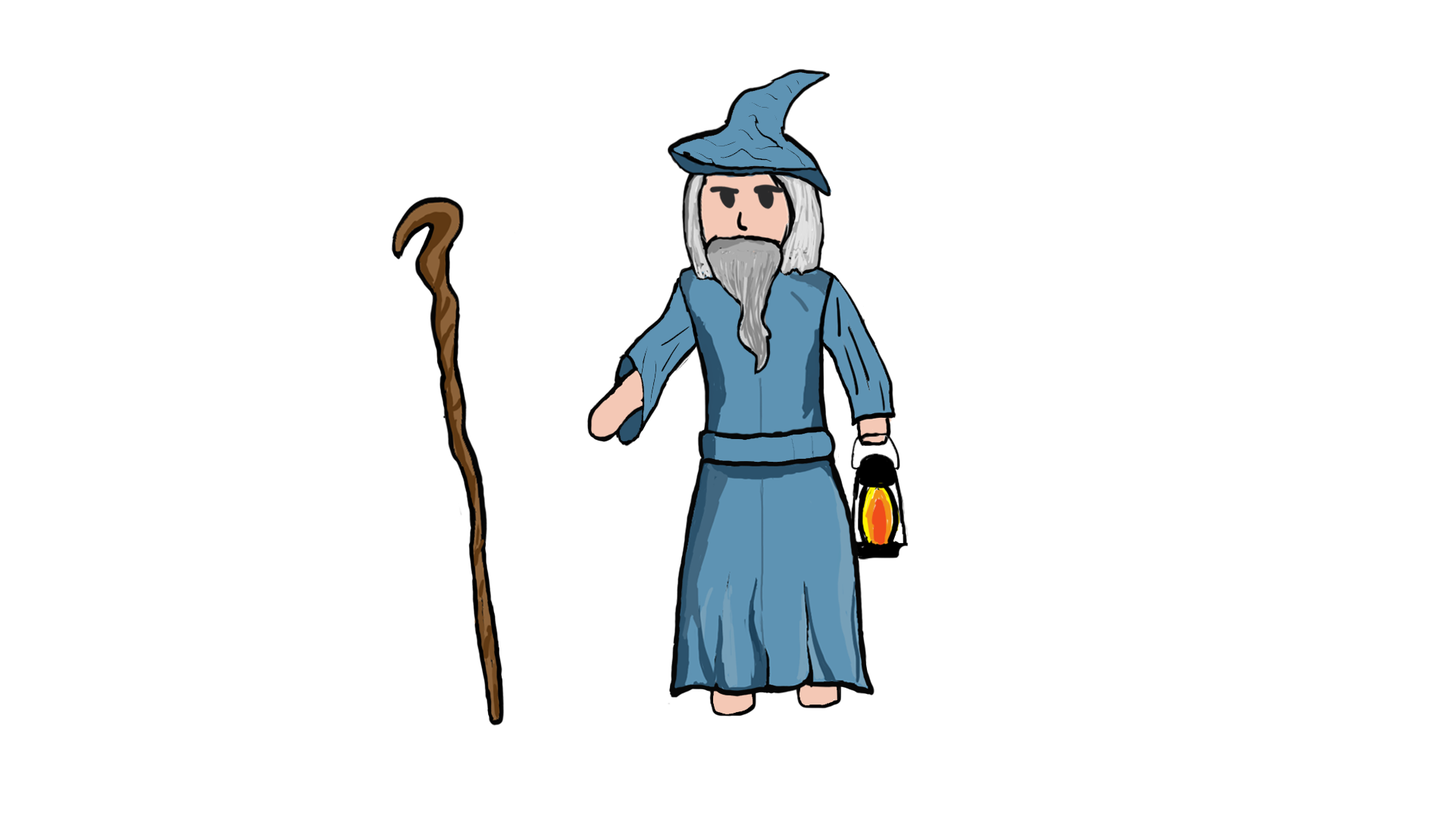
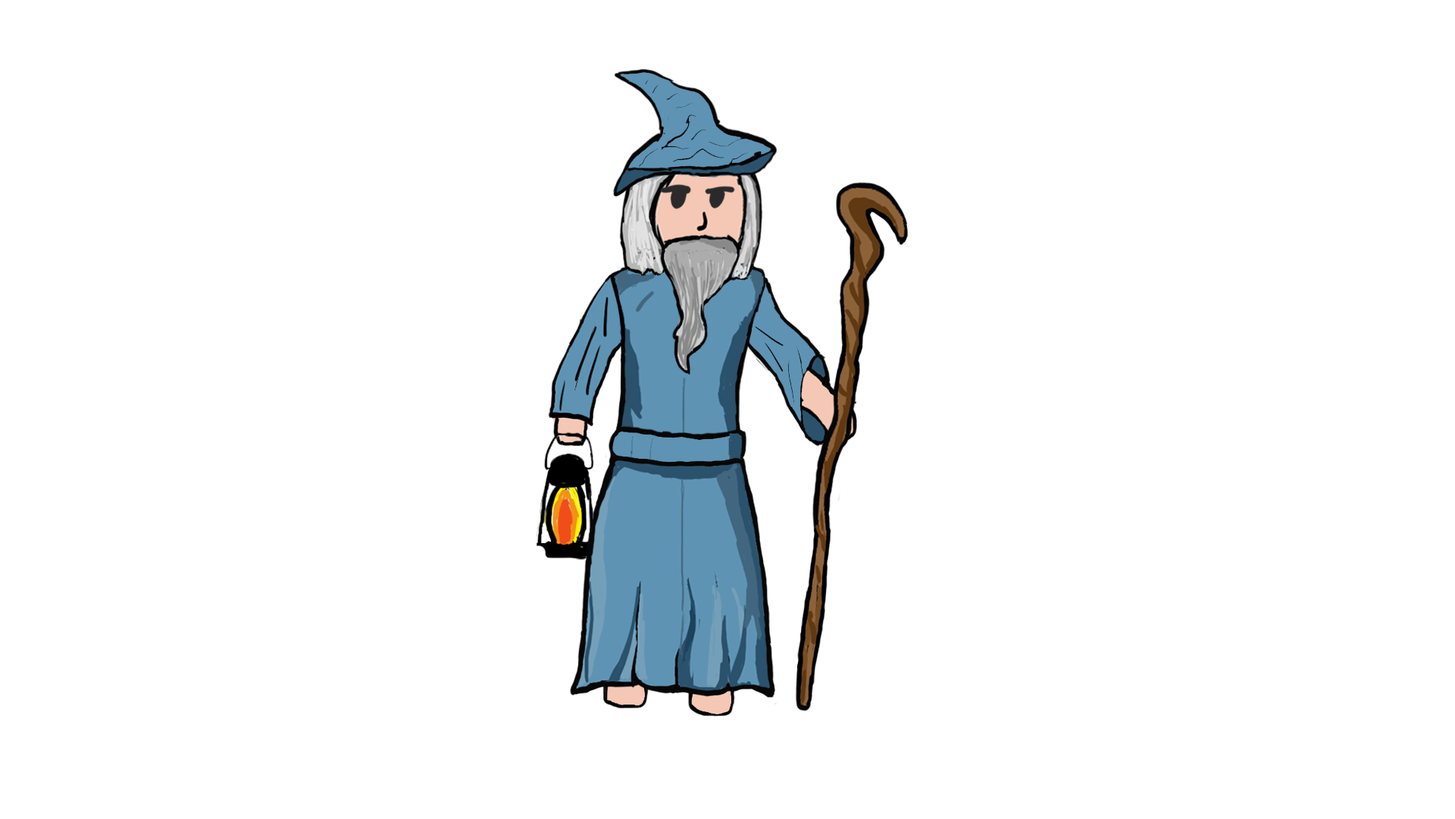
Layers edited between the first and the second 1455 x 819 image:
painted on "eye" over left=660, top=183, right=785, bottom=210
painted on "hat" over left=612, top=68, right=833, bottom=197
painted on "bread" over left=659, top=233, right=786, bottom=376
painted on "head" over left=649, top=153, right=796, bottom=269
painted on "hair" over left=619, top=134, right=826, bottom=282
painted on "skirt" over left=570, top=331, right=875, bottom=705
painted on "body" over left=605, top=251, right=840, bottom=461
painted on "cata" over left=391, top=181, right=909, bottom=727
painted on "lamp" over left=535, top=432, right=909, bottom=560
painted on "arm_right" over left=548, top=271, right=897, bottom=446
painted on "arm_left" over left=586, top=274, right=859, bottom=447
painted on "leg" over left=602, top=676, right=843, bottom=718
